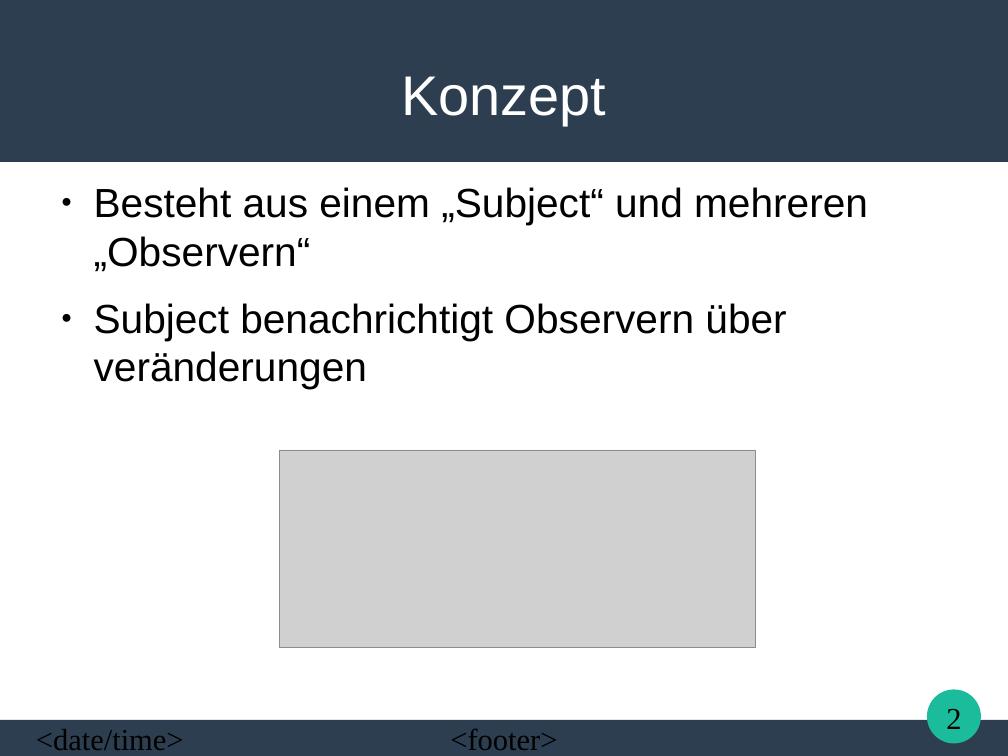
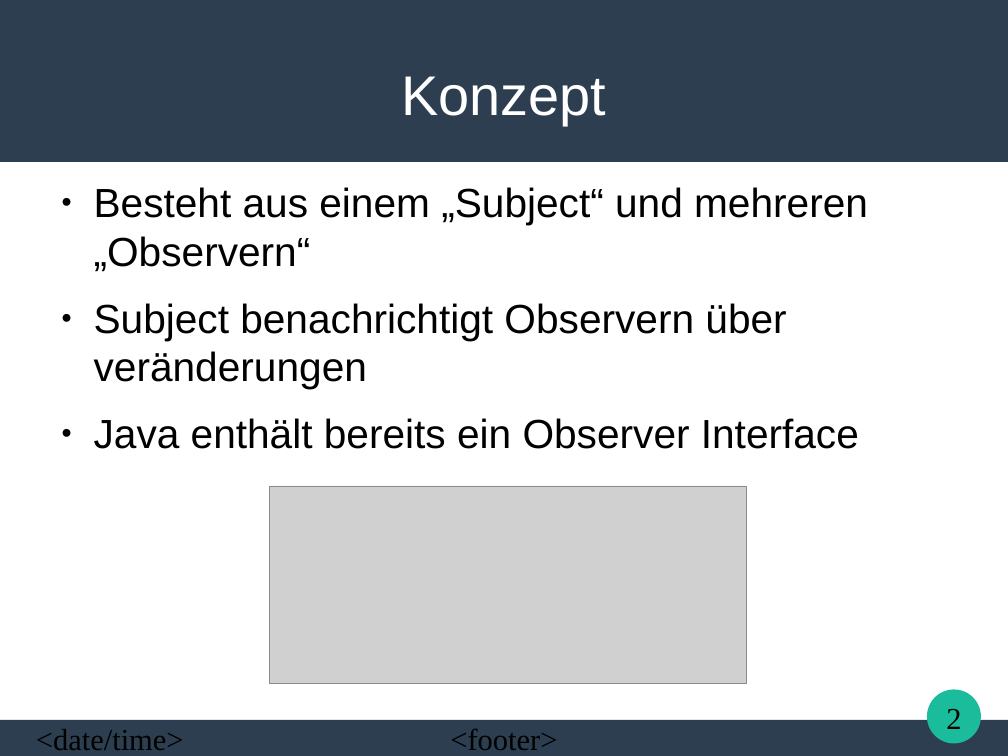
Before and after one commit to Uniquex/ObserverPattern, a slide deck: slide 2 of Presentation/Observer Pattern.odp. Drawn at 1008x756 pixels with LibreOffice and Linux fonts; fonts in the diff are those of the drawing; grey boxes stand for pictures. Boxes give left, top, right and bottom in pixels: in the first picture for what was removed or moved away, otherwise in the second. Text is boxed around its words. In the diff, an @@ line names an element or a change of style, - is before the commit and + after.

```diff
--- a/Presentation/Observer Pattern.odp
+++ b/Presentation/Observer Pattern.odp
@@ text at [94,418,859,449]: paragraph added @@
+● Java enthält bereits ein Observer Interface
@@ picture: place and size @@
-picture at [280,450,756,648]
+picture at [270,486,746,683]
```
Also in this commit, not shown: 1 other slide changed, 1 slide added, 45 other files.
